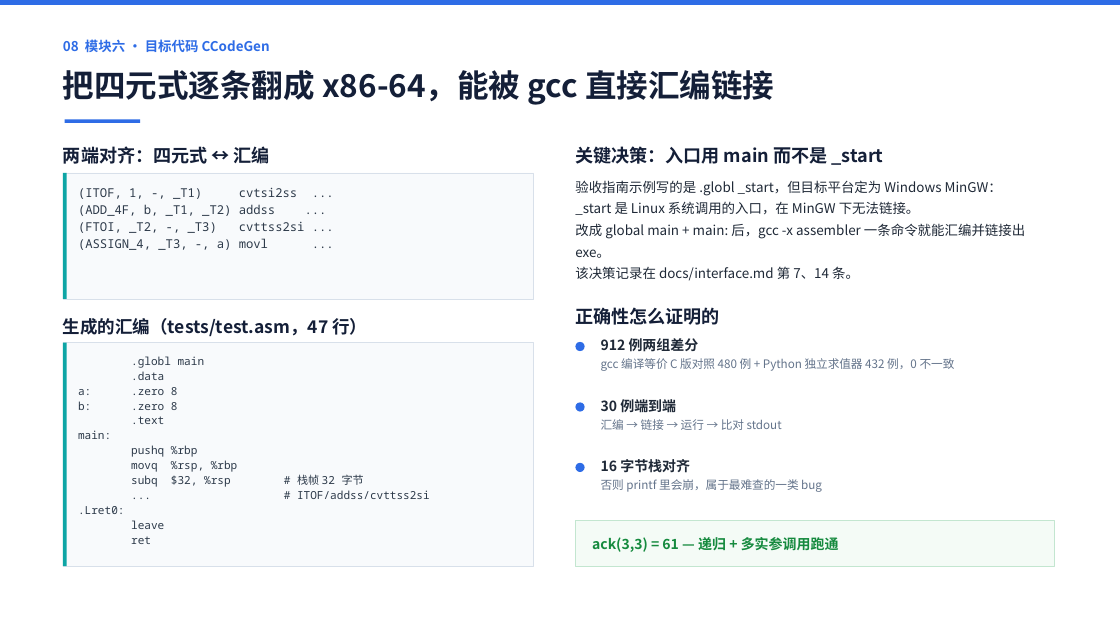
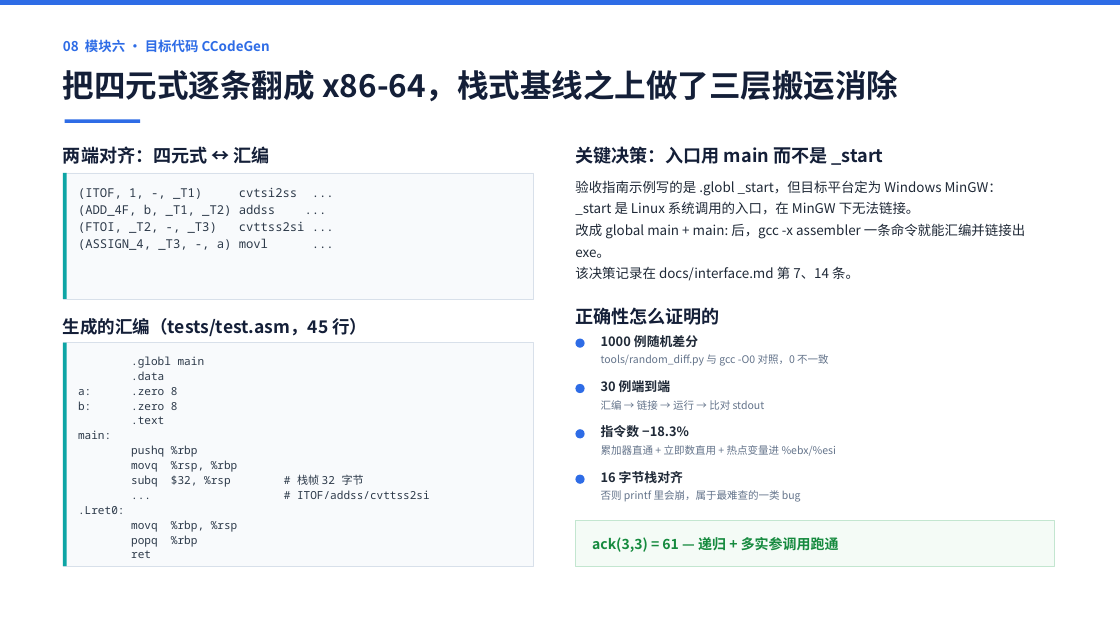
Before and after one commit to 9527-qincheng/MiniCCompiler, a slide deck: slide 9 of docs/MiniC编译器_答辩演示.pptx. Drawn at 1120x630 pixels with LibreOffice and Linux fonts; fonts in the diff are those of the drawing. Boxes give left, top, right and bottom in pixels: in the first picture for what was removed or moved away, otherwise in the second. Text is boxed around its words. In the diff, an @@ line names an element or a change of style, - is before the commit and + after.

Commit message:
perf(codegen): 热点局部变量固定寄存器分配，指令数再降 11.9%
- 每函数挑访问最频繁的至多两个局部整型标量，固定放 callee-saved 的
  %ebx / %esi（序言 pushq、尾声 popq，出口不回写栈槽）。只覆盖
  「局部 + 整型 + 标量」：全局会被被调函数改写、数组要 leaq 取地址、
  %xmm 全是 caller-saved。
- movl 只能用 32 位寄存器名，第一版写成 %rbx 导致汇编器报
  "incorrect register `%rbx' used with `l' suffix"；gcc 对该错误只返回
  退出码 1 不给提示，须直接调 as.exe 才看得到。
- 同一口径（30 个目标代码用例 + demo.mc）汇编指令 3 010 → 2 652（−11.9%），
  比最初 3 246 累计少 18.3%；demo.mc 177 → 148 行。
- 新增 tools/random_diff.py：同一棵随机程序树渲染成 MiniC 与等价 C，
  两条链路各自编译运行后比对 stdout 与退出码。seed 20261028 跑 1000 例，
  identical = 1000 / mismatch = 0；-O 一致性 sweep 93 例 diff = 0。
- 文档同步：interface.md 第 37/38 条、项目总结 3.16 与 5.5/5.8、
  验收报告 5.5/5.9、README、王逸凡目标代码计划；PPT 第 9/12/16 页与
  项目书五（六）/（八）/结论段。

```diff
--- a/docs/MiniC编译器_答辩演示.pptx
+++ b/docs/MiniC编译器_答辩演示.pptx
@@ text at (63,70,898,101): text changed @@
-把四元式逐条翻成 x86-64，能被 gcc 直接汇编链接
+把四元式逐条翻成 x86-64，栈式基线之上做了三层搬运消除
@@ text at (63,318,367,336): text changed @@
-生成的汇编（tests/test.asm，47 行）
+生成的汇编（tests/test.asm，45 行）
@@ text at (131,356,430,499): text changed @@
-leave
+movq %rbp, %rsp
+popq %rbp
@@ text at (601,335,698,347): text changed; size 12 to 11 pt @@
-912 例两组差分
+1000 例随机差分
@@ text at (601,354,829,366): text changed; size 10 to 9 pt @@
-gcc 编译等价 C 版对照 480 例 + Python 独立求值器 432 例，0 不一致
+tools/random_diff.py 与 gcc -O0 对照，0 不一致
@@ 2 texts, 1 ellipse: place and size @@
-2 texts, 1 ellipse at (576,397,782,430)
+2 texts, 1 ellipse at (576,378,765,410)
@@ text "30 例端到端" at (601,378,670,396): size 12 to 11 pt @@
@@ text "汇编 → 链接 → 运行 ..." at (601,400,765,410): size 10 to 9 pt @@
@@ ellipse: place and size @@
-ellipse at (576,463,585,472)
+ellipse at (576,429,585,439)
@@ text added at (601,425,689,437), 11 pt, text #1F2937, bold @@
+指令数 −18.3%
@@ text added at (601,445,836,456), 9 pt, text #64748B @@
+累加器直通 + 立即数直用 + 热点变量进 %ebx/%esi
@@ ellipse added at (576,475,585,484), fill #2E6CE6 @@
@@ text "16 字节栈对齐" at (601,471,683,483): size 12 to 11 pt @@
@@ text "16 字节栈对齐": place and size @@
-text "16 字节栈对齐" at (601,459,690,473)
+text "16 字节栈对齐" at (601,471,683,483)
@@ text "否则 printf 里会崩，属于最难查的一类 bug" at (601,490,801,502): size 10 to 9 pt @@
@@ text "否则 printf 里会崩，属于最难查的一类 bug": place and size @@
-text "否则 printf 里会崩，属于最难查的一类 bug" at (601,479,822,492)
+text "否则 printf 里会崩，属于最难查的一类 bug" at (601,490,801,502)
```
Also in this commit, not shown: 4 other slides changed, 8 other files.
